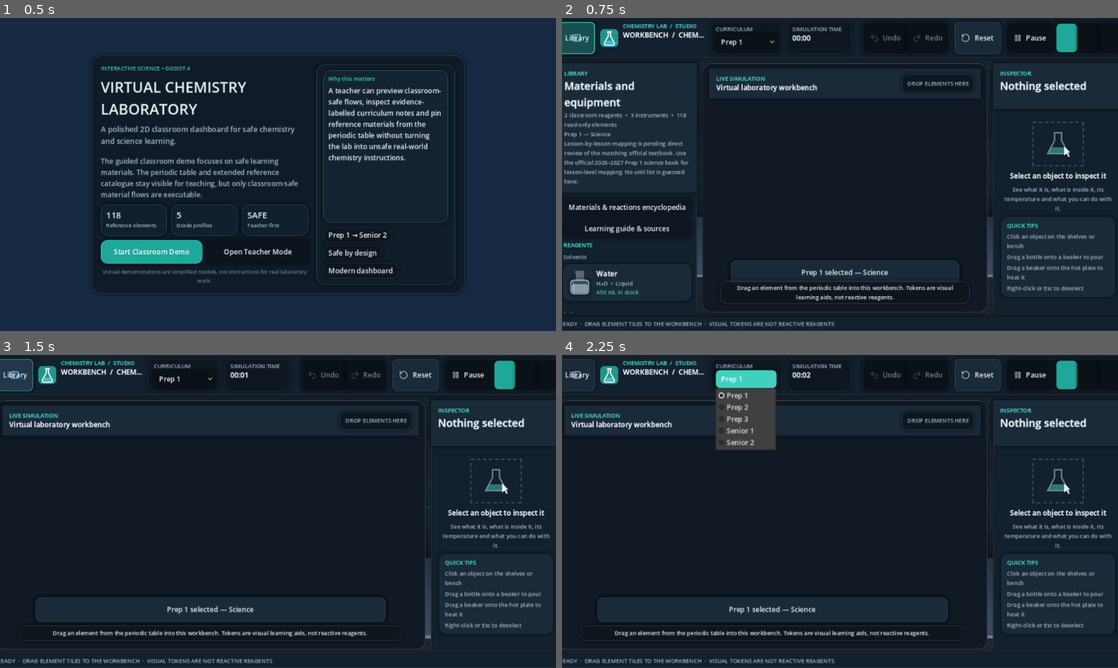
Above: before the commit, frames 1-4 (two rows, left to right).
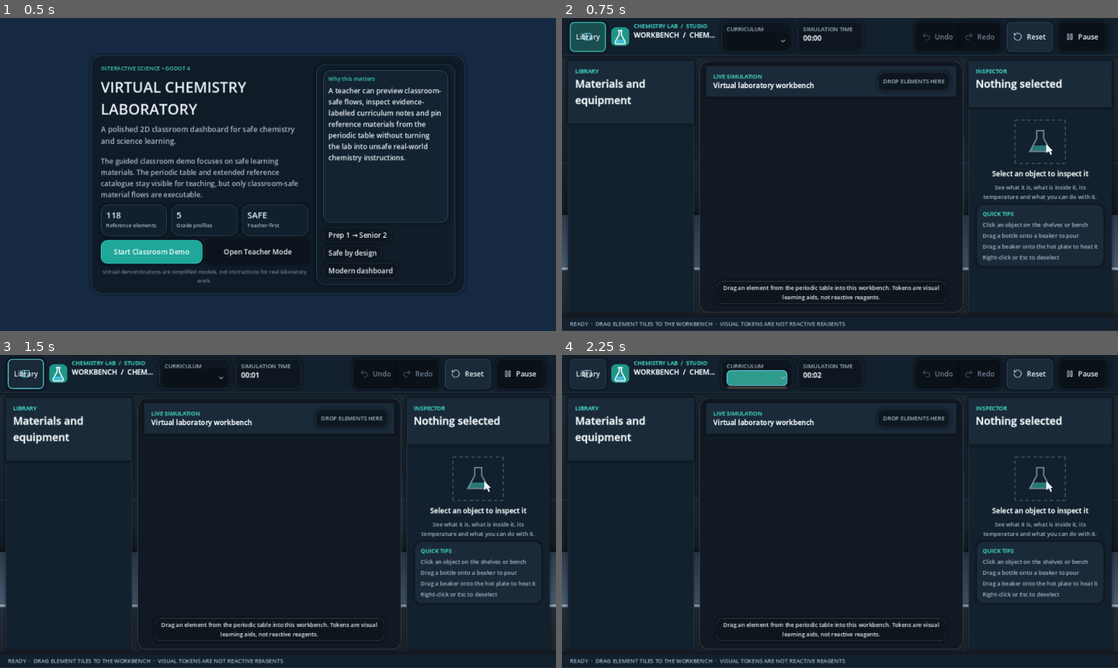
Above: after the commit, the same moments.

Repository: KareemMohammadeen/chemistry-lab-2d
Game: Godot game, scene res://scenes/main.tscn
Same seed, same stepped clock (60 frames per second), same inputs: the game is played once before the commit and once after it.
Inputs (mouse positions are in pixels of both pictures, inside the frame that each line leads up to; where the layout moved, square brackets give the same spot in the first picture):
- Up to frame 1 (0.5 s): no input
- Up to frame 2 (0.75 s): click "Start Classroom Demo" at 0.5 s
- Up to frame 3 (1.5 s): click "Library" at 1.25 s
- Up to frame 4 (2.25 s): click (756, 376) [745, 380] at 2 s

Frame 1 is identical in both runs. In frame 2, 14% of the frame differs, in the area x 0-100%, y 1-99%; in frame 3, 13%; in frame 4, 15%.
Error after the commit: Parse Error: Could not resolve class "ElementReferenceCard", because of a parser error. (res://scripts/ui/library_panel.gd:488)

Commit message:
Make periodic table entries draggable

Diff:
--- a/scripts/ui/element_reference_card.gd
+++ b/scripts/ui/element_reference_card.gd
@@ -1,30 +1,129 @@
 class_name ElementReferenceCard
 extends PanelContainer
-## Read-only periodic-table card. Element entries are educational references, not reagents.
+## Draggable periodic-table tile. Dropping it creates a visual learning token on the workbench;
+## element tiles are not chemical reagents and cannot enter the reaction engine.
 
 signal activated(element: ElementDefinition)
 
+const DISPLAY_SAMPLE_SYMBOLS: Array[String] = ["C", "Al", "Si", "Fe", "Cu", "Ag", "Au", "Sn", "W"]
+const TILE_SIZE := Vector2(58.0, 64.0)
+
 var element: ElementDefinition
+var _search_match: bool = true
+
+
+func _init() -> void:
+	mouse_filter = Control.MOUSE_FILTER_STOP
+	mouse_default_cursor_shape = Control.CURSOR_POINTING_HAND
+	custom_minimum_size = TILE_SIZE
 
 
 func setup(value: ElementDefinition) -> void:
 	element = value
-	mouse_filter = Control.MOUSE_FILTER_STOP
-	theme_type_variation = &"CardPanel"
-	var button := Button.new()
-	button.custom_minimum_size = Vector2(48.0, 46.0)
-	button.size_flags_horizontal = Control.SIZE_EXPAND_FILL
-	button.focus_mode = Control.FOCUS_NONE
-	button.theme_type_variation = &"ToolButton"
-	button.text = "%s\n%d" % [element.id, element.atomic_number]
-	button.tooltip_text = _tooltip_text(element)
-	button.add_theme_font_size_override("font_size", 13)
-	button.pressed.connect(func() -> void: activated.emit(element))
-	add_child(button)
+	var accent := _accent_for(value.block)
+	var fill := Color("#142431")
+	add_theme_stylebox_override("panel", LabTheme.box(fill, accent.darkened(0.35), 1, 9, 4, 4))
+	var column := VBoxContainer.new()
+	column.mouse_filter = Control.MOUSE_FILTER_IGNORE
+	column.add_theme_constant_override("separation", 0)
+	add_child(column)
+
+	var number := Label.new()
+	number.text = str(element.atomic_number)
+	number.add_theme_font_size_override("font_size", 10)
+	number.add_theme_color_override("font_color", LabColors.TEXT_MUTED)
+	number.mouse_filter = Control.MOUSE_FILTER_IGNORE
+	column.add_child(number)
+
+	var symbol := Label.new()
+	symbol.text = element.id
+	symbol.horizontal_alignment = HORIZONTAL_ALIGNMENT_CENTER
+	symbol.add_theme_font_size_override("font_size", 19)
+	symbol.add_theme_color_override("font_color", LabColors.TEXT_PRIMARY)
+	symbol.mouse_filter = Control.MOUSE_FILTER_IGNORE
+	column.add_child(symbol)
+
+	var name_label := Label.new()
+	name_label.text = element.display_name
+	name_label.horizontal_alignment = HORIZONTAL_ALIGNMENT_CENTER
+	name_label.add_theme_font_size_override("font_size", 9)
+	name_label.add_theme_color_override("font_color", LabColors.TEXT_SECONDARY)
+	name_label.text_overrun_behavior = TextServer.OVERRUN_TRIM_ELLIPSIS
+	name_label.mouse_filter = Control.MOUSE_FILTER_IGNORE
+	column.add_child(name_label)
+	tooltip_text = _tooltip_text(element) + "\nDrag this tile onto the workbench to add a visual element token."
+
+
+func _gui_input(event: InputEvent) -> void:
+	if event is InputEventMouseButton and event.pressed and event.button_index == MOUSE_BUTTON_LEFT:
+		if element != null:
+			activated.emit(element)
+		accept_event()
+
+
+func _get_drag_data(_at_position: Vector2) -> Variant:
+	if element == null:
+		return null
+	var is_display_sample := DISPLAY_SAMPLE_SYMBOLS.has(element.id)
+	var payload := {
+		"kind": "periodic_element",
+		"symbol": element.id,
+		"name": element.display_name,
+		"atomic_number": element.atomic_number,
+		"period": element.period,
+		"group": element.group,
+		"block": element.block,
+		"category": element.category,
+		"state_at_stp": element.state_at_stp,
+		"appearance": element.appearance,
+		"hazards": element.hazards,
+		"radioactive": element.radioactive,
+		"display_only_sample": is_display_sample,
+		"simulation_reagent": false
+	}
+	var preview := PanelContainer.new()
+	preview.custom_minimum_size = Vector2(104.0, 68.0)
+	preview.add_theme_stylebox_override("panel", LabTheme.box(Color("#132635"), _accent_for(element.block), 2, 12, 10, 8))
+	var label := Label.new()
+	label.text = "%s  ·  %s" % [element.id, element.display_name]
+	label.add_theme_color_override("font_color", LabColors.TEXT_PRIMARY)
+	preview.add_child(label)
+	set_drag_preview(preview)
+	return payload
+
+
+func matches_query(query: String) -> bool:
+	if element == null or query.strip_edges().is_empty():
+		return true
+	var needle := query.strip_edges().to_lower()
+	return element.id.to_lower().contains(needle) \
+		or element.display_name.to_lower().contains(needle) \
+		or str(element.atomic_number).contains(needle) \
+		element.category.to_lower().contains(needle)
+
+
+func set_search_match(matches: bool) -> void:
+	_search_match = matches
+	modulate.a = 1.0 if matches else 0.22
+	mouse_filter = Control.MOUSE_FILTER_STOP if matches else Control.MOUSE_FILTER_IGNORE
+
+
+func _accent_for(block_name: String) -> Color:
+	match block_name:
+		"s":
+			return Color("#66D4BD")
+		"p":
+			return Color("#65BFE8")
+		"d":
+			return Color("#A99AFB")
+		"f":
+			return Color("#E6B86F")
+	return LabColors.ACCENT
 
 
 static func _tooltip_text(value: ElementDefinition) -> String:
 	var group_label := "f-block" if value.group <= 0 else str(value.group)
 	var config := value.electron_configuration if value.electron_configuration != "" else "Not listed"
-	return "%s (%s)\nAtomic number: %d\nCategory: %s\nPeriod: %d  •  Group: %s\nBlock: %s\nElectron configuration: %s\nReference entry only." % [
-		value.display_name, value.id, value.atomic_number, value.category, value.period, group_label, value.block, config]
+	return "%s (%s)\nAtomic number: %d\nCategory: %s\nPeriod: %d  •  Group: %s\nBlock: %s\nElectron configuration: %s\n%s" % [
+		value.display_name, value.id, value.atomic_number, value.category, value.period, group_label, value.block, config,
+		("Visual sample token only; not a reactive material." if DISPLAY_SAMPLE_SYMBOLS.has(value.id) else "Reference token only; not a classroom reagent.")]
